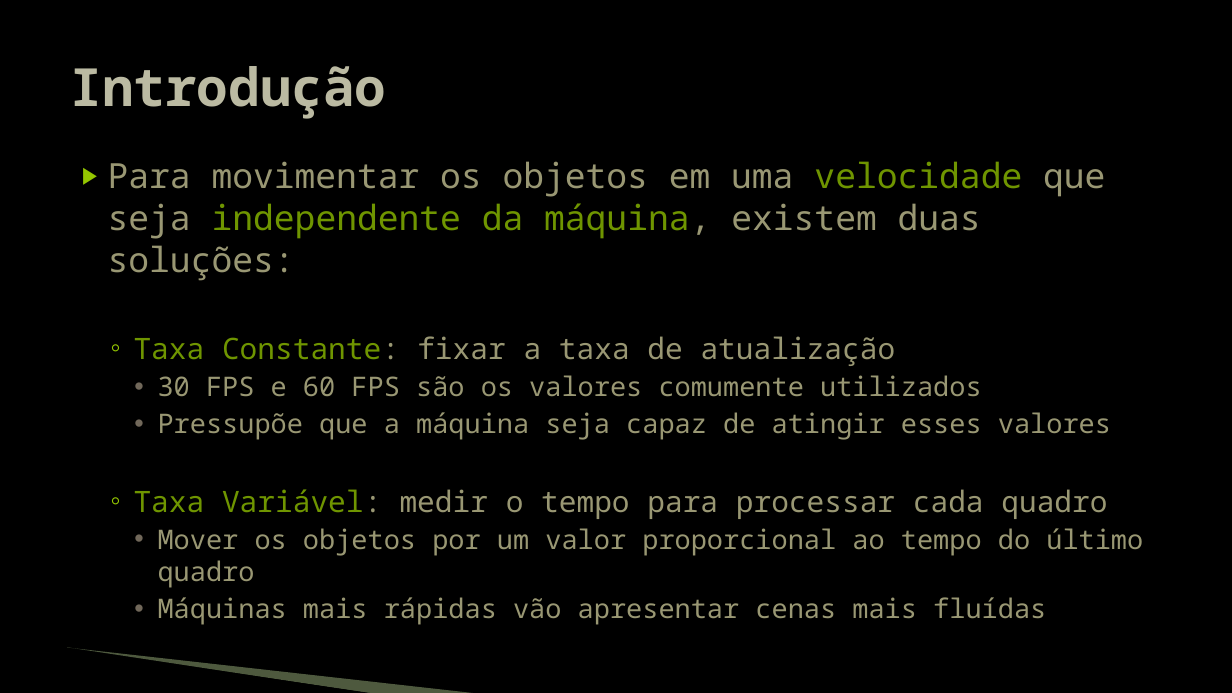
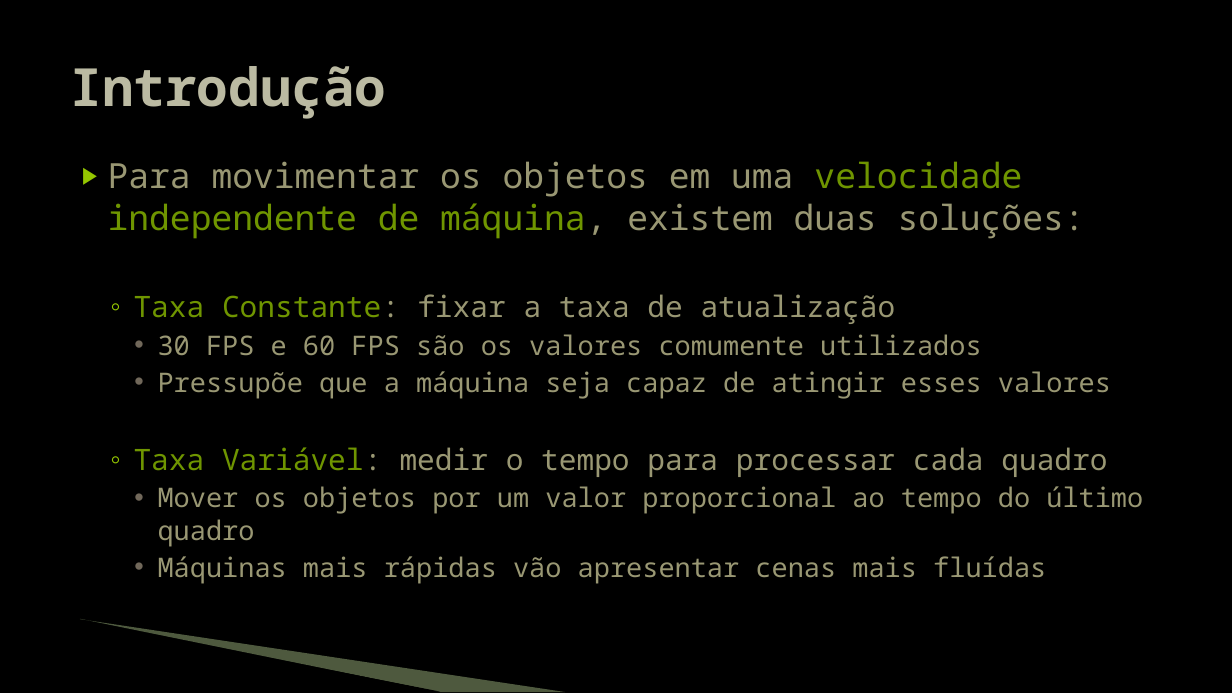
Before and after one commit to JudsonSS/Jogos, a slide deck: slide 5 of Slides/07. Taxa de Atualização.pptx. Drawn at 1232x693 pixels with LibreOffice and Linux fonts; fonts in the diff are those of the drawing; background and template pictures are left out. Boxes give left, top, right and bottom in pixels: in the first picture for what was removed or moved away, otherwise in the second. Text is boxed around its words. In the diff, an @@ line names an element or a change of style, - is before the commit and + after.

```diff
--- a/Slides/07. Taxa de Atualização.pptx
+++ b/Slides/07. Taxa de Atualização.pptx
@@ text at (108,161,1085,239): text changed @@
-▶ Para movimentar os objetos em uma velocidade que seja independente da máquina, existem duas soluções:
+▶ Para movimentar os objetos em uma velocidade
+  independente de máquina, existem duas soluções:
@@ freeform shape: place and size @@
-freeform shape at (66,649,374,693)
+freeform shape at (78,621,440,692)
@@ freeform shape: place and size @@
-freeform shape at (67,648,481,693)
+freeform shape at (80,619,566,692)
```
Also in this commit, not shown: 14 other slides changed, 2 slides added.
